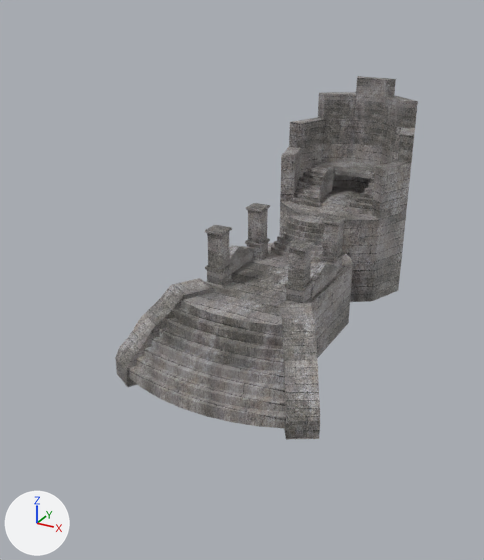
A saved change to the FBX model Assets/Models/Object/CastleDestroy.fbx.
Both versions are drawn from a camera (50 mm lens) standing at (19.5, -44.6, 22.5) and looking at (-2.7, -4.3, 2.4). Every picture has the same lights, and +X, +Y and +Z are marked at lower left. Where no turn or scale is listed for an object, it has been applied to the vertices.

Script lines for the objects in view, before the commit:
```python
ob_circle_010 = bpy.data.objects.new('Circle.010', me_circle_009)
ob_circle_010.location = (0.33, 8.51, -1.58)
ob_cube_017 = bpy.data.objects.new('Cube.017', me_cube_010)
ob_cube_017.location = (0.0, -3.98, 0.0)
ob_cube_018 = bpy.data.objects.new('Cube.018', me_cube_011)
ob_cube_018.location = (0.0, -11.16, -1.67)
ob_cube_019 = bpy.data.objects.new('Cube.019', me_cube_022)
ob_cube_019.location = (6.25, -13.08, -1.3)
ob_cube_020 = bpy.data.objects.new('Cube.020', me_cube_023)
ob_cube_020.location = (-3.1, -6.92, 3.72)
ob_cube_020.rotation_euler = (1.571, 0.0, 0.0)  # degrees (90, 0, 0)
ob_cube_020.scale = (0.00715, 0.00715, 0.00715)
ob_cube_023 = bpy.data.objects.new('Cube.023', me_cube_021)
ob_cube_023.location = (3.43, -3.93, 3.75)
ob_cube_024 = bpy.data.objects.new('Cube.024', me_cube_025)
ob_cube_024.location = (-2.42, 7.45, 6.56)
ob_cube_025 = bpy.data.objects.new('Cube.025', me_cube_024)
ob_cube_025.location = (0.34, 12.07, 7.58)
ob_cube_025.rotation_euler = (-1.571, 0.0, 0.0)  # degrees (-90, 0, 0)
ob_cube_025.scale = (-0.0324, -0.00363, -0.0164)
ob_cube_026 = bpy.data.objects.new('Cube.026', me_cube_020)
ob_cube_026.location = (0.0, 1.89, 2.58)
```
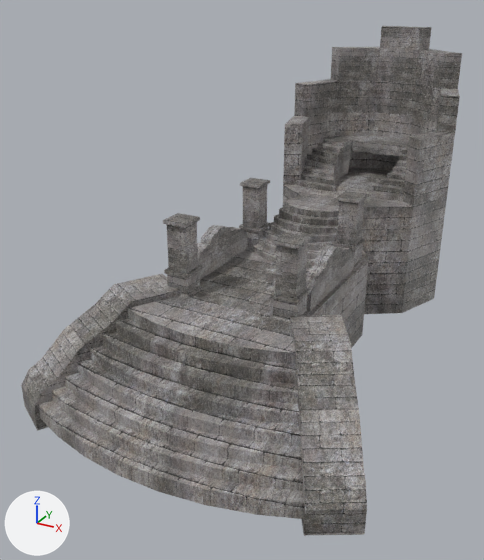
Commit message: V0.0.0002
Add Castle

Where the newer file only moved an object's origin or applied its transform, the numbers keep the older frame.

The change, as a list of edits to the scene's bpy script:
```text
Change me_cube_036:
    where me_cube_036.from_pydata(...)  # 44 vertices, 23 faces; spans x -0.34..0.34, y -2.25..2.25, z -1.0..1.0
    me_cube_036 part 13: the whole mesh is scaled about its middle by (1.31, 1.82, 1.82), then moved by (-1.66, 0.15, 0.41)
Change me_cube_025:
    where me_cube_025.from_pydata(...)  # 230 vertices, 188 faces; spans x -1.83..7.34, y -1.85..4.2, z -1.37..1.36
    me_cube_025 part 6: the whole mesh is scaled about its middle by 1.35, then moved by (0.32, 4.37, 0.83)
Change me_circle_009:
    where me_circle_009.from_pydata(...)  # 70 vertices, 61 faces; spans x -5.5..5.5, y -5.4..5.4, z 0.0..16.8
    me_circle_009 part 9: the whole mesh is scaled about its middle by 1.35, then moved by (0.3, 4.3, 0.9)
Change me_cube_011:
    where me_cube_011.from_pydata(...)  # 525 vertices, 478 faces; spans x -6.02..5.98, y -4.35..3.12, z 0.01..4.84
    me_cube_011 part 11: the whole mesh is multiplied about its middle by the matrix ((1.612, 0.0, 0.0), (0.0, 1.612, 0.0), (0.0, 0.0, 1.311)), then moved by (-0.24, -3.14, -0.86)
Change me_cube_023:
    where me_cube_023.from_pydata(...)  # 160 vertices, 148 faces; spans x -100.0..966.0, y -100.0..481.0, z -922.0..100.0
    used by ob_cube_020; location = (-3.1, -6.92, 3.72); rotation_euler = (1.571, 0.0, 0.0), in degrees (90, 0, 0); scale = (0.00715, 0.00715, 0.00715)
    me_cube_023 part 1: the loose piece of 40 vertices spanning x -100.0..100.0, y -100.0..481.0, z -100.0..100.0 is scaled about the mesh origin by 0.938
    me_cube_023 part 2: the loose piece of 40 vertices spanning x 766.0..966.0, y -100.0..481.0, z -100.0..100.0 is scaled about the mesh origin by 0.938
    me_cube_023 part 3: the loose piece of 40 vertices spanning x -100.0..100.0, y -100.0..481.0, z -922.0..-722.0 is scaled about its middle by 0.938, then moved by (0.0, -12.0, -231.0)
    me_cube_023 part 4: the loose piece of 40 vertices spanning x 766.0..966.0, y -100.0..481.0, z -922.0..-722.0 is scaled about its middle by 0.938, then moved by (-54.0, -12.0, -231.0)
Change me_cube_010:
    remove me_cube_010.from_pydata(...)  # 20 vertices, 11 faces; spans x -4.01..4.02, y -4.73..7.64, z -1.95..3.11
    add me_cube_010.from_pydata(...)  # 20 vertices, 11 faces; spans x -5.26..5.28, y -6.2..10.02, z -2.55..4.08
    me_cube_010 part 5: 20 of 20 vertices moved; they spanned x -4.01..4.02, y -4.73..7.64, z -1.95..3.11 and now span x -5.26..5.28, y -6.2..10.02, z -2.55..4.08; mean shift (0.0, 1.31, 0.18); largest move (1.4, 7.64, 3.11) -> (1.83, 10.02, 4.08)
Change me_cube_022:
    where me_cube_022.from_pydata(...)  # 36 vertices, 20 faces; spans x -13.9..1.4, y -1.4..5.4, z -1.0..4.8
    me_cube_022 part 10: the whole mesh is scaled about the mesh origin by (1.61, 1.61, 1.31)
Change me_cube_024:
    used by ob_cube_025; location = (0.34, 12.07, 7.58); rotation_euler = (-1.571, 0.0, 0.0), in degrees (-90, 0, 0); scale = (-0.0324, -0.00363, -0.0164)
    remove me_cube_024.from_pydata(...)  # 24 vertices, 13 faces; spans x -100.0..100.0, y -100.0..100.0, z -100.0..100.0
    add me_cube_024.from_pydata(...)  # 24 vertices, 13 faces; spans x -438.0..438.0, y -49.0..49.0, z -222.0..222.0
    me_cube_024 part 7: the whole mesh is rebuilt
Change me_cube_021:
    where me_cube_021.from_pydata(...)  # 44 vertices, 23 faces; spans x -0.34..0.34, y -2.25..2.25, z -1.0..1.0
    me_cube_021 part 8: the whole mesh is scaled about its middle by (1.31, 1.82, 1.82), then moved by (0.49, 0.15, 0.41)
Change me_cube_020:
    where me_cube_020.from_pydata(...)  # 525 vertices, 478 faces; spans x -2.75..2.74, y -2.48..1.77, z 0.0..3.0
    me_cube_020 part 12: the whole mesh is scaled about its middle by (1.31, 2.12, 1.31), then moved by (-0.58, 0.82, 0.18)
Change ob_cube_020:
    ob_cube_020.location: (-3.1, -6.92, 3.72) -> (-4.64, -9.11, 3.78)
    ob_cube_020.scale: (0.00715, 0.00715, 0.00715) -> (0.01, 0.01, 0.01)
Change ob_cube_017:
    ob_cube_017.location: (0.0, -3.98, 0.0) -> (-0.58, -3.84, -1.09)
Change ob_cube_019:
    ob_cube_019.location: (6.25, -13.08, -1.3) -> (9.85, -17.02, -2.8)
```

What differs and where, as boxes (x1, y1, x2, y2) in the pictures (484 x 560 px; the box of a moved part takes in the faces that stretch with it):
'Cube.018', reshaped (69% wider, 60% taller): before (129, 289, 286, 429); after (39, 295, 305, 519)
'Circle.010', mesh rescaled (29% wider, 27% taller): before (280, 76, 418, 302); after (283, 26, 462, 314)
'Cube.019', mesh rescaled, moved (68% wider, 62% taller): before (115, 278, 320, 439); after (21, 274, 367, 536)
'Cube.020', reshaped, moved, rescaled (45% wider, 44% taller): before (205, 203, 346, 303); after (163, 178, 368, 322)
'Cube.017', reshaped, moved: before (206, 243, 353, 358); after (194, 248, 369, 348)
'Cube.024', mesh rescaled (33% wider, 22% taller): before (290, 162, 375, 215); after (295, 136, 408, 201)
'Cube.026', mesh rescaled (61% wider, 53% taller): before (271, 214, 324, 262); after (253, 194, 339, 268)
'Cube.021', mesh rescaled: before (229, 245, 253, 273); after (197, 225, 248, 279)
'Cube.023', mesh rescaled (79% wider, 81% taller): before (310, 262, 337, 298); after (306, 245, 355, 311)
part 1 of me_cube_023, moved or reshaped: before (205, 225, 233, 288); after (163, 213, 203, 298)
part 2 of me_cube_023, moved or reshaped: before (284, 239, 314, 303); after (270, 232, 311, 322)
part 3 of me_cube_023, moved or reshaped: before (245, 203, 270, 260); after (239, 178, 270, 249)
part 4 of me_cube_023, moved or reshaped: before (319, 215, 346, 276); after (333, 191, 368, 269)
part 7 of me_cube_024, moved or reshaped: before (323, 162, 380, 179); after (338, 135, 409, 156)
